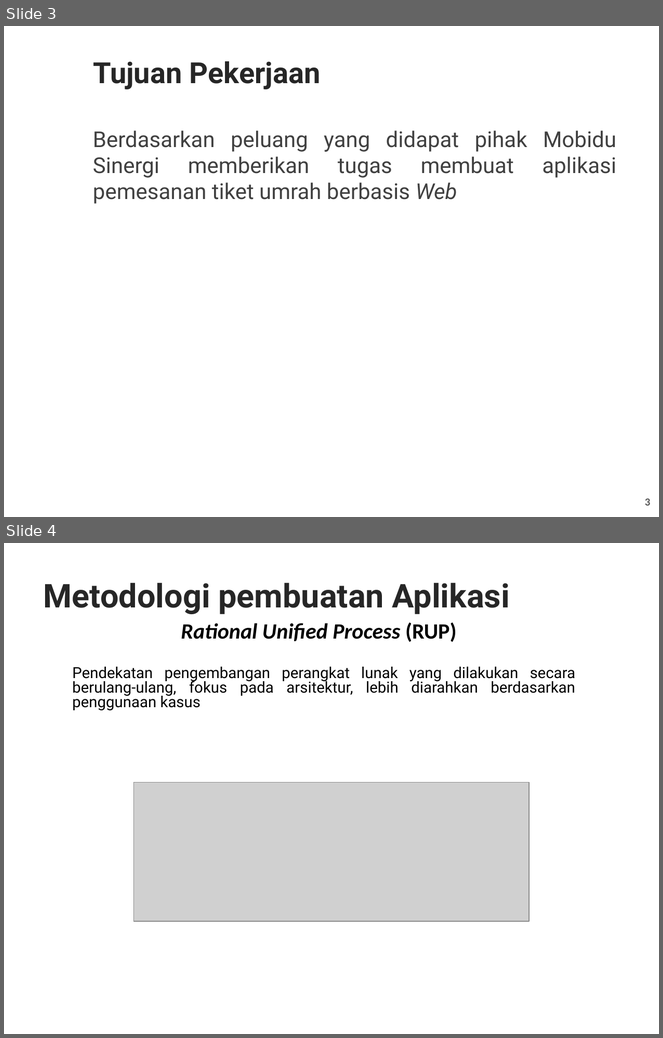
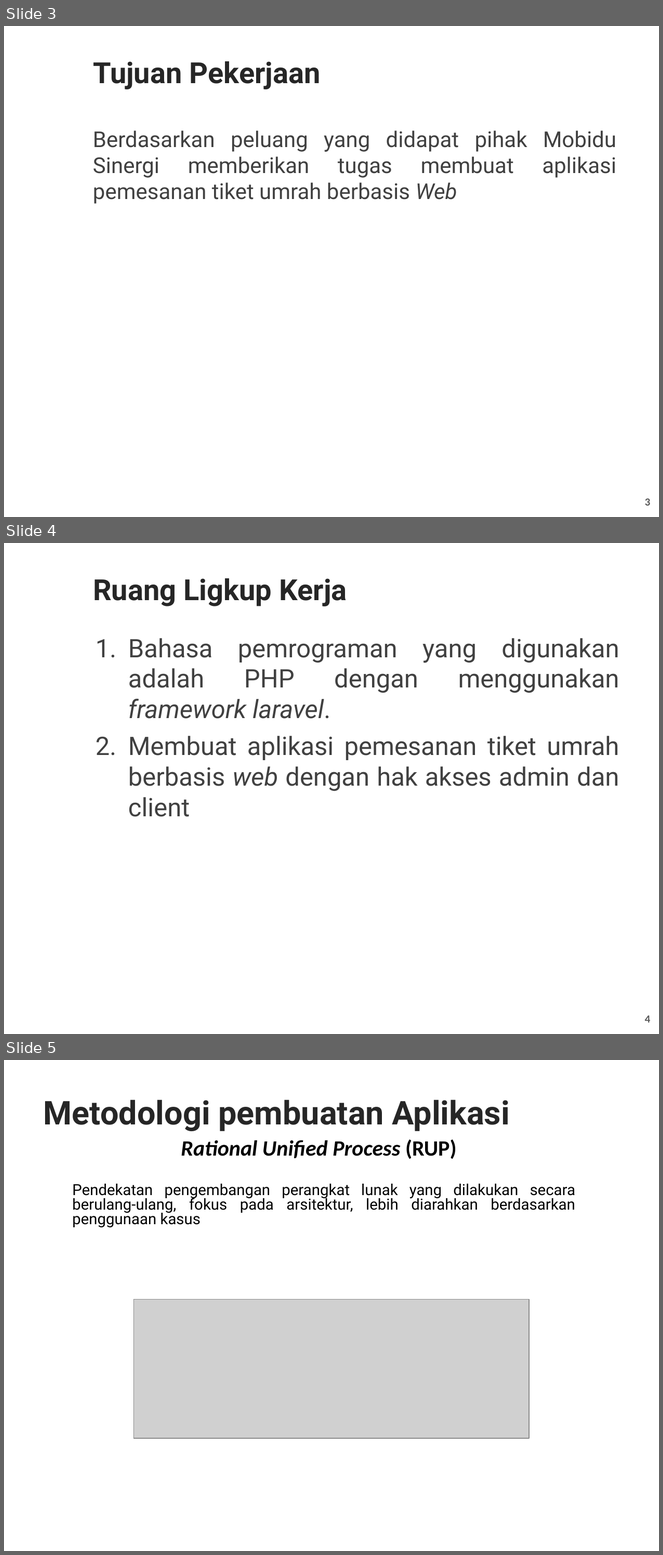
Before and after one commit to F13nd-RifanAlamsyah/lap_kp, a slide deck: PPT Kp RifanSinta.ppt. Shown one above the other, each under a label of ours: slides 3 and 4 before the commit, slides 3, 4 and 5 after it. The pictures are 663x1038 and 663x1555 pixels, drawn with LibreOffice and Linux fonts; fonts in the diff are those of the drawing; grey boxes stand for pictures; background and template pictures are left out. Boxes give left, top, right and bottom in pixels: in the first picture for what was removed or moved away, otherwise in the second. Text is boxed around its words. In the diff, an @@ line names an element or a change of style, - is before the commit and + after.

```diff
--- a/PPT Kp RifanSinta.ppt
+++ b/PPT Kp RifanSinta.ppt
@@ slide 4 added at (4,543,659,1034), background picture (left out) @@
@@ title added at (93,578,347,606), 32 pt, text #262626, bold @@
+Ruang Ligkup Kerja
@@ text added at (128,638,620,817), 28 pt, text #404040 @@
+1. Bahasa pemrograman yang digunakan adalah PHP dengan menggunakan framework laravel.
+2. Membuat aplikasi pemesanan tiket umrah berbasis web dengan hak akses admin dan client
@@ page number added at (645,1016,651,1023), 12 pt, text #595959, bold @@
+4
@@ what was slide 4 is now slide 5 @@
```
Also in this commit, not shown: 6 slides changed, 1 slide removed.
